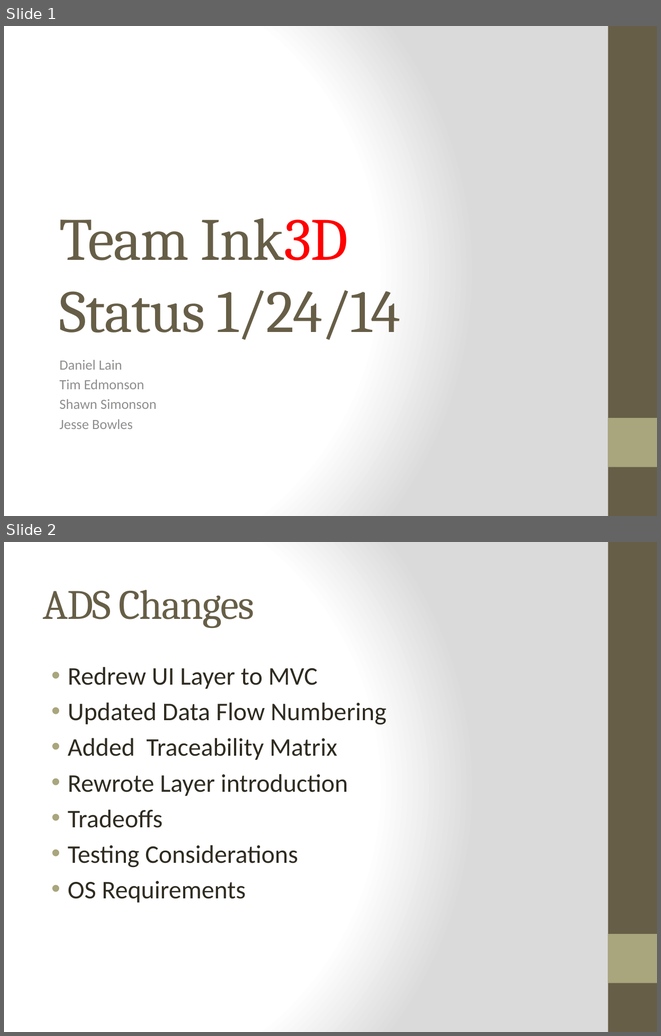
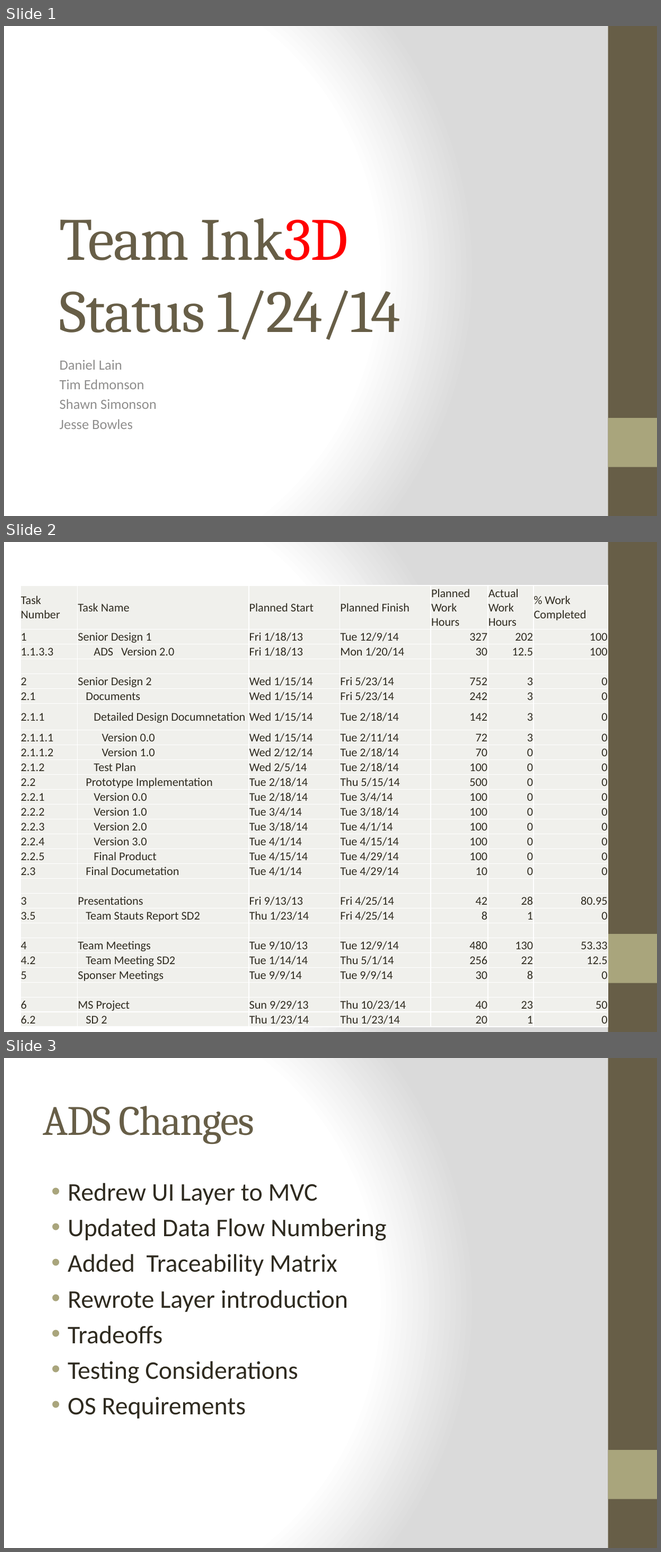
Before and after one commit to qpHalcy0n/SRDesign, a slide deck: Status Updates/2014 01 24.pptx. Shown one above the other, each under a label of ours: slides 1 and 2 before the commit, slides 1, 2 and 3 after it. The pictures are 661x1036 and 661x1552 pixels, drawn with LibreOffice and Linux fonts; fonts in the diff are those of the drawing. Boxes give left, top, right and bottom in pixels: in the first picture for what was removed or moved away, otherwise in the second. Text is boxed around its words. In the diff, an @@ line names an element or a change of style, - is before the commit and + after.

Commit message:
Updated Project and Status

```diff
--- a/Status Updates/2014 01 24.pptx
+++ b/Status Updates/2014 01 24.pptx
@@ slide 2 added at [4, 542, 657, 1032], background gradient #FFFFFF to #DADADA; not listed: 2 template elements that a slide beside it also shows @@
@@ table added at [20, 586, 607, 1026], 27 rows, 7 columns @@
+Task Number | Task Name | Planned Start | Planned Finish | Planned Work Hours | Actual Work Hours | % Work Completed
+1 | Senior Design 1 | Fri 1/18/13 | Tue 12/9/14 | 327 | 202 | 100
+1.1.3.3 | ADS Version 2.0 | Fri 1/18/13 | Mon 1/20/14 | 30 | 12.5 | 100
+ |  |  |  |  |  | 
+2 | Senior Design 2 | Wed 1/15/14 | Fri 5/23/14 | 752 | 3 | 0
+2.1 | Documents | Wed 1/15/14 | Fri 5/23/14 | 242 | 3 | 0
+2.1.1 | Detailed Design Documnetation | Wed 1/15/14 | Tue 2/18/14 | 142 | 3 | 0
+2.1.1.1 | Version 0.0 | Wed 1/15/14 | Tue 2/11/14 | 72 | 3 | 0
+2.1.1.2 | Version 1.0 | Wed 2/12/14 | Tue 2/18/14 | 70 | 0 | 0
+2.1.2 | Test Plan | Wed 2/5/14 | Tue 2/18/14 | 100 | 0 | 0
+2.2 | Prototype Implementation | Tue 2/18/14 | Thu 5/15/14 | 500 | 0 | 0
+2.2.1 | Version 0.0 | Tue 2/18/14 | Tue 3/4/14 | 100 | 0 | 0
+2.2.2 | Version 1.0 | Tue 3/4/14 | Tue 3/18/14 | 100 | 0 | 0
+2.2.3 | Version 2.0 | Tue 3/18/14 | Tue 4/1/14 | 100 | 0 | 0
+2.2.4 | Version 3.0 | Tue 4/1/14 | Tue 4/15/14 | 100 | 0 | 0
+2.2.5 | Final Product | Tue 4/15/14 | Tue 4/29/14 | 100 | 0 | 0
+2.3 | Final Documetation | Tue 4/1/14 | Tue 4/29/14 | 10 | 0 | 0
+ |  |  |  |  |  | 
+3 | Presentations | Fri 9/13/13 | Fri 4/25/14 | 42 | 28 | 80.95
+3.5 | Team Stauts Report SD2 | Thu 1/23/14 | Fri 4/25/14 | 8 | 1 | 0
+ |  |  |  |  |  | 
+4 | Team Meetings | Tue 9/10/13 | Tue 12/9/14 | 480 | 130 | 53.33
+4.2 | Team Meeting SD2 | Tue 1/14/14 | Thu 5/1/14 | 256 | 22 | 12.5
+5 | Sponser Meetings | Tue 9/9/14 | Tue 9/9/14 | 30 | 8 | 0
+ |  |  |  |  |  | 
+6 | MS Project | Sun 9/29/13 | Thu 10/23/14 | 40 | 23 | 50
+6.2 | SD 2 | Thu 1/23/14 | Thu 1/23/14 | 20 | 1 | 0
@@ what was slide 2 is now slide 3 @@
```
Also in this commit, not shown: 1 other file.
